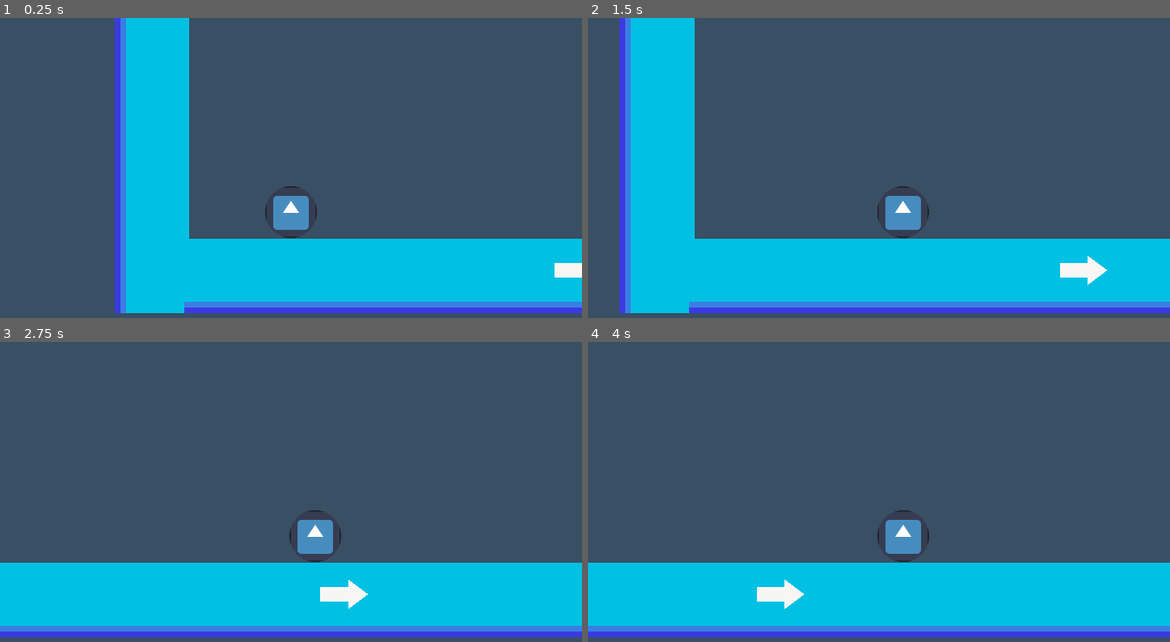
Above: before the commit, frames 1-4 (two rows, left to right).
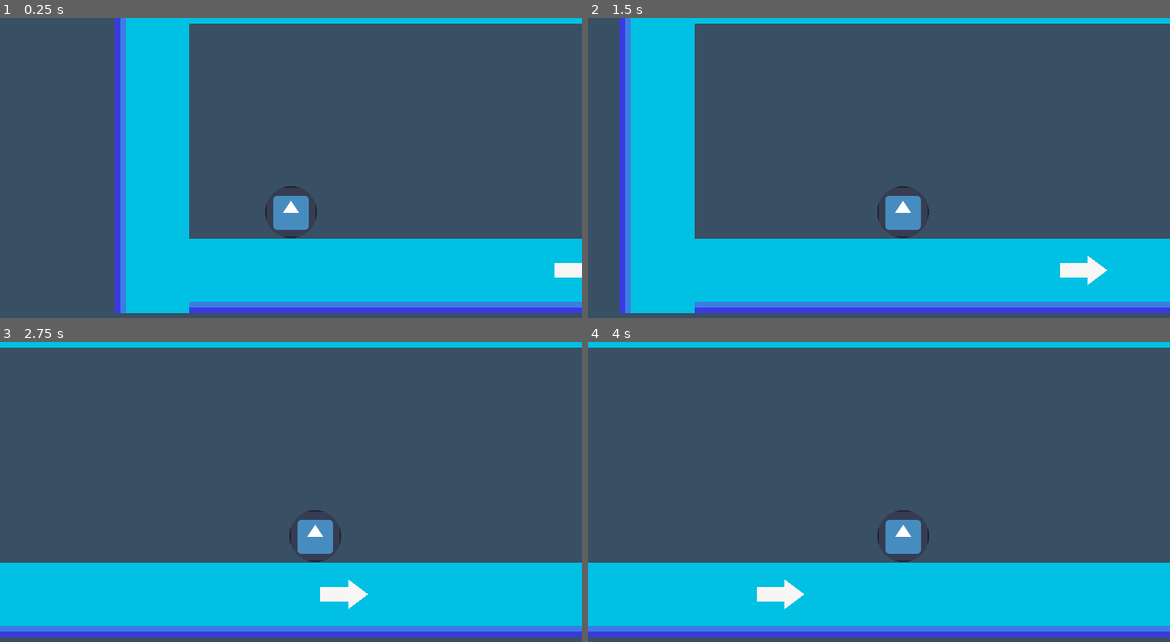
Above: after the commit, the same moments.

Repository: Timpan42/Italy-apl-game
Game: Godot game, scene res://Levels/Level1.tscn
Same seed, same stepped clock (60 frames per second), same inputs: the game is played once before the commit and once after it. The engine's default icon, where the game draws it, is replaced by a stand-in: a white triangle on a blue panel in a dark square. Sound files missing from this copy of the repository are replaced by a short silence.
Inputs:
- Up to frame 1 (0.25 s): no input
- Up to frame 2 (1.5 s): tap Enter at 0.5 s; hold D (right_input) 0.53-1.28 s; tap Space (start_input) at 0.6, 1.35 s; hold Down (down_input) from 1.28 s (still down)
- Up to frame 3 (2.75 s): release Down (down_input) at 2.03 s; hold D (right_input) from 2.03 s (still down); tap Space (start_input) at 2.1 s
- Up to frame 4 (4 s): release D (right_input) at 2.78 s; hold Up (up_input) 2.78-3.53 s; tap Space (start_input) at 2.85, 3.6 s; hold A (left_input) from 3.53 s (still down)

The runs differ from the first frame. In frame 1, 1.3% of the frame differs, in the area x 31-100%, y 0-99%; in frame 2, 1.6%; in frame 3, 1.9%, in the area x 0-100%, y 0-2%; in frame 4, 1.9%.

Commit message:
level 1, added platforms

Diff:
--- a/Levels/Level1.tscn
+++ b/Levels/Level1.tscn
@@ -33,15 +33,30 @@
 
 [node name="FillerPlatformts 1" type="Node2D" parent="SectionHolder"]
 
-[node name="Wall" parent="SectionHolder/FillerPlatformts 1" instance=ExtResource("5_eowxv")]
-position = Vector2(-165, -100)
-rotation = 1.5708
-scale = Vector2(4, 0.7)
-
 [node name="floor" parent="SectionHolder/FillerPlatformts 1" instance=ExtResource("5_eowxv")]
 position = Vector2(93, 72)
 scale = Vector2(4, 0.7)
 
+[node name="floor9" parent="SectionHolder/FillerPlatformts 1" instance=ExtResource("5_eowxv")]
+position = Vector2(824, -272)
+rotation = 3.14159
+scale = Vector2(17, 0.7)
+
+[node name="Wall" parent="SectionHolder/FillerPlatformts 1" instance=ExtResource("5_eowxv")]
+position = Vector2(-165, -100)
+rotation = 1.5708
+scale = Vector2(4, 0.7)
+
+[node name="floor10" parent="SectionHolder/FillerPlatformts 1" instance=ExtResource("5_eowxv")]
+position = Vector2(1910, -877.5)
+rotation = 3.14159
+scale = Vector2(3.6, 0.7)
+
+[node name="Wall6" parent="SectionHolder/FillerPlatformts 1" instance=ExtResource("5_eowxv")]
+position = Vector2(1740, -581)
+rotation = 1.5708
+scale = Vector2(6.21, 0.7)
+
 [node name="floor2" parent="SectionHolder/FillerPlatformts 1" instance=ExtResource("5_eowxv")]
 position = Vector2(765, 72)
 scale = Vector2(8, 0.7)
@@ -68,6 +83,204 @@
 position = Vector2(2491, -489)
 scale = Vector2(6, 0.7)
 
+[node name="floor8" parent="SectionHolder/FillerPlatformts 1" instance=ExtResource("5_eowxv")]
+position = Vector2(2582, -877.5)
+rotation = 3.14159
+scale = Vector2(8, 0.7)
+
+[node name="floor11" parent="SectionHolder/FillerPlatformts 1" instance=ExtResource("5_eowxv")]
+position = Vector2(3666, -877.5)
+rotation = 3.14159
+scale = Vector2(10, 0.7)
+
+[node name="floor6" parent="SectionHolder/FillerPlatformts 1" instance=ExtResource("5_eowxv")]
+position = Vector2(3529, 108)
+scale = Vector2(7.5, 0.7)
+
+[node name="floor7" parent="SectionHolder/FillerPlatformts 1" instance=ExtResource("5_eowxv")]
+position = Vector2(3273, 634)
+scale = Vector2(11.5, 0.7)
+
+[node name="Wall4" parent="SectionHolder/FillerPlatformts 1" instance=ExtResource("5_eowxv")]
+position = Vector2(3897, 374)
+rotation = -1.5708
+scale = Vector2(5.5, 0.7)
+
+[node name="Wall5" parent="SectionHolder/FillerPlatformts 1" instance=ExtResource("5_eowxv")]
+position = Vector2(2654, 1069)
+rotation = 1.5708
+scale = Vector2(8.5, 0.7)
+
+[node name="Wall7" parent="SectionHolder/FillerPlatformts 1" instance=ExtResource("5_eowxv")]
+position = Vector2(4175.5, -115)
+rotation = -1.5708
+scale = Vector2(14.5, 0.7)
+
+[node name="floor12" parent="SectionHolder/FillerPlatformts 1" instance=ExtResource("5_eowxv")]
+position = Vector2(3594, 915.85)
+scale = Vector2(10, 0.7)
+
+[node name="floor13" parent="SectionHolder/FillerPlatformts 1" instance=ExtResource("5_eowxv")]
+position = Vector2(3945, 1273)
+scale = Vector2(16, 0.7)
+
+[node name="Wall8" parent="SectionHolder/FillerPlatformts 1" instance=ExtResource("5_eowxv")]
+position = Vector2(3084, 1101)
+rotation = 1.5708
+scale = Vector2(4, 0.7)
+
+[node name="FillerPlatformts 2" type="Node2D" parent="SectionHolder"]
+
+[node name="floor11" parent="SectionHolder/FillerPlatformts 2" instance=ExtResource("5_eowxv")]
+position = Vector2(4615, -420)
+rotation = -3.14159
+scale = Vector2(3.5, 0.7)
+
+[node name="Wall9" parent="SectionHolder/FillerPlatformts 2" instance=ExtResource("5_eowxv")]
+position = Vector2(4790.8, 426)
+rotation = -1.5708
+scale = Vector2(16, 0.7)
+
+[node name="floor8" parent="SectionHolder/FillerPlatformts 2" instance=ExtResource("5_eowxv")]
+position = Vector2(3937, 1761.5)
+scale = Vector2(21.5, 0.7)
+
+[node name="Wall6" parent="SectionHolder/FillerPlatformts 2" instance=ExtResource("5_eowxv")]
+position = Vector2(5492.8, 491)
+rotation = -1.5708
+scale = Vector2(21, 0.7)
+
+[node name="floor9" parent="SectionHolder/FillerPlatformts 2" instance=ExtResource("5_eowxv")]
+position = Vector2(5051, -941.1)
+rotation = 3.14159
+scale = Vector2(6.5, 0.7)
+
+[node name="Wall7" parent="SectionHolder/FillerPlatformts 2" instance=ExtResource("5_eowxv")]
+position = Vector2(4471, -1088)
+rotation = 1.5708
+scale = Vector2(3, 0.7)
+
+[node name="Wall10" parent="SectionHolder/FillerPlatformts 2" instance=ExtResource("5_eowxv")]
+position = Vector2(4471, -632)
+rotation = 1.5708
+scale = Vector2(4.5, 0.7)
+
+[node name="floor10" parent="SectionHolder/FillerPlatformts 2" instance=ExtResource("5_eowxv")]
+position = Vector2(4699, -1378.15)
+rotation = -3.14159
+scale = Vector2(2.5, 0.7)
+
+[node name="Wall8" parent="SectionHolder/FillerPlatformts 2" instance=ExtResource("5_eowxv")]
+position = Vector2(5057, -1665)
+rotation = -1.5708
+scale = Vector2(7.5, 0.7)
+
+[node name="FillerPlatformts 3" type="Node2D" parent="SectionHolder"]
+
+[node name="floor11" parent="SectionHolder/FillerPlatformts 3" instance=ExtResource("5_eowxv")]
+position = Vector2(4771, -2248.6)
+rotation = -3.14159
+scale = Vector2(3, 0.7)
+
+[node name="Wall9" parent="SectionHolder/FillerPlatformts 3" instance=ExtResource("5_eowxv")]
+position = Vector2(4441.25, -2351)
+rotation = 1.5708
+scale = Vector2(3, 0.7)
+
+[node name="floor12" parent="SectionHolder/FillerPlatformts 3" instance=ExtResource("5_eowxv")]
+position = Vector2(4072, -2681.55)
+rotation = -3.14159
+scale = Vector2(7, 0.7)
+
+[node name="floor15" parent="SectionHolder/FillerPlatformts 3" instance=ExtResource("5_eowxv")]
+position = Vector2(2617, -2605)
+rotation = -3.14159
+scale = Vector2(16, 0.7)
+
+[node name="Wall10" parent="SectionHolder/FillerPlatformts 3" instance=ExtResource("5_eowxv")]
+position = Vector2(3536.3, -2429)
+rotation = 1.5708
+scale = Vector2(3.5, 0.7)
+
+[node name="floor13" parent="SectionHolder/FillerPlatformts 3" instance=ExtResource("5_eowxv")]
+position = Vector2(2738, -2096.5)
+scale = Vector2(14.5, 0.7)
+
+[node name="Wall11" parent="SectionHolder/FillerPlatformts 3" instance=ExtResource("5_eowxv")]
+position = Vector2(1716.2, -1996)
+rotation = 1.5708
+scale = Vector2(3, 0.7)
+
+[node name="Wall13" parent="SectionHolder/FillerPlatformts 3" instance=ExtResource("5_eowxv")]
+position = Vector2(1716.2, -2406)
+rotation = 1.5708
+scale = Vector2(4.5, 0.7)
+
+[node name="floor14" parent="SectionHolder/FillerPlatformts 3" instance=ExtResource("5_eowxv")]
+position = Vector2(1339, -1674.5)
+scale = Vector2(7.5, 0.7)
+
+[node name="Wall12" parent="SectionHolder/FillerPlatformts 3" instance=ExtResource("5_eowxv")]
+position = Vector2(751.8, -1446)
+rotation = 1.5708
+scale = Vector2(5.5, 0.7)
+
+[node name="FillerPlatformts 4" type="Node2D" parent="SectionHolder"]
+
+[node name="floor15" parent="SectionHolder/FillerPlatformts 4" instance=ExtResource("5_eowxv")]
+position = Vector2(594, -980)
+scale = Vector2(3, 0.7)
+
+[node name="Wall13" parent="SectionHolder/FillerPlatformts 4" instance=ExtResource("5_eowxv")]
+position = Vector2(297.2, -1324)
+rotation = 1.5708
+scale = Vector2(5, 0.7)
+
+[node name="floor16" parent="SectionHolder/FillerPlatformts 4" instance=ExtResource("5_eowxv")]
+position = Vector2(-307, -1816)
+rotation = 3.14159
+scale = Vector2(18, 0.7)
+
+[node name="Wall14" parent="SectionHolder/FillerPlatformts 4" instance=ExtResource("5_eowxv")]
+position = Vector2(751.8, -1813)
+rotation = 1.5708
+scale = Vector2(1, 0.7)
+
+[node name="floor17" parent="SectionHolder/FillerPlatformts 4" instance=ExtResource("5_eowxv")]
+position = Vector2(-203, -1425.5)
+scale = Vector2(6, 0.7)
+
+[node name="FillerPlatformts 5" type="Node2D" parent="SectionHolder"]
+
+[node name="Wall14" parent="SectionHolder/FillerPlatformts 5" instance=ExtResource("5_eowxv")]
+position = Vector2(-1749.8, -1878)
+rotation = 1.5708
+scale = Vector2(6.3, 0.7)
+
+[node name="floor18" parent="SectionHolder/FillerPlatformts 5" instance=ExtResource("5_eowxv")]
+position = Vector2(-2094, -2440)
+rotation = 3.14159
+scale = Vector2(6.5, 0.7)
+
+[node name="floor20" parent="SectionHolder/FillerPlatformts 5" instance=ExtResource("5_eowxv")]
+position = Vector2(-1453, -2440)
+rotation = 3.14159
+scale = Vector2(4, 0.7)
+
+[node name="Wall16" parent="SectionHolder/FillerPlatformts 5" instance=ExtResource("5_eowxv")]
+position = Vector2(-1268, -2134)
+rotation = 1.5708
+scale = Vector2(6.38, 0.7)
+
+[node name="Wall15" parent="SectionHolder/FillerPlatformts 5" instance=ExtResource("5_eowxv")]
+position = Vector2(-2644.3, -2002)
+rotation = 1.5708
+scale = Vector2(6.2, 0.7)
+
+[node name="floor19" parent="SectionHolder/FillerPlatformts 5" instance=ExtResource("5_eowxv")]
+position = Vector2(-3091, -1495)
+scale = Vector2(9, 0.7)
+
 [node name="Section 1" type="Node2D" parent="SectionHolder"]
 
 [node name="Right 1" parent="SectionHolder/Section 1" instance=ExtResource("4_hhjhl")]
@@ -259,7 +472,7 @@
 position = Vector2(-2604.24, -1495.04)
 
 [node name="Left 5" parent="SectionHolder/Section 5" instance=ExtResource("6_eo70m")]
-position = Vector2(-3631.73, -1505.04)
+position = Vector2(-3631.73, -1495.04)
 
 [node name="Player" parent="." instance=ExtResource("4_glsv6")]
 gravity = 980
